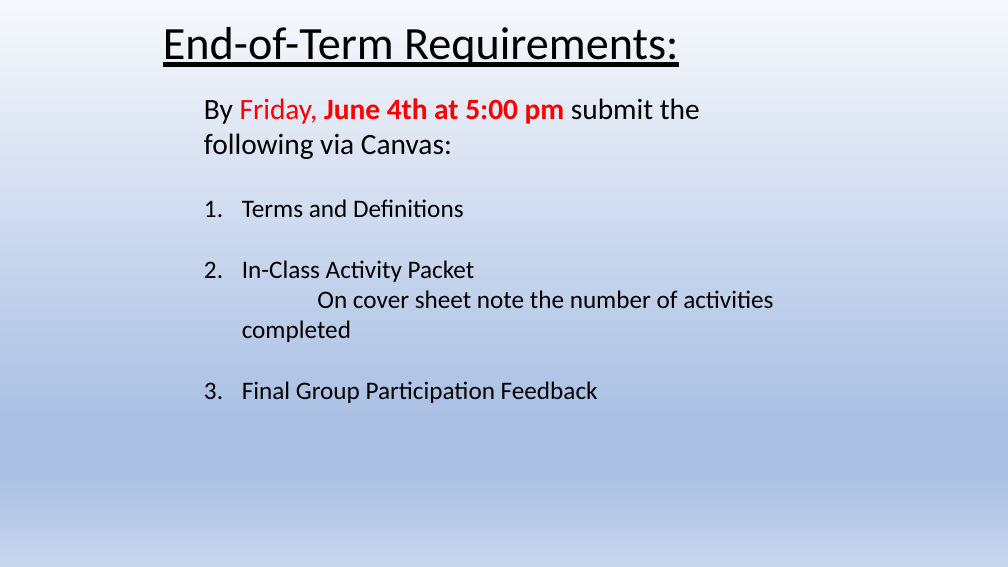
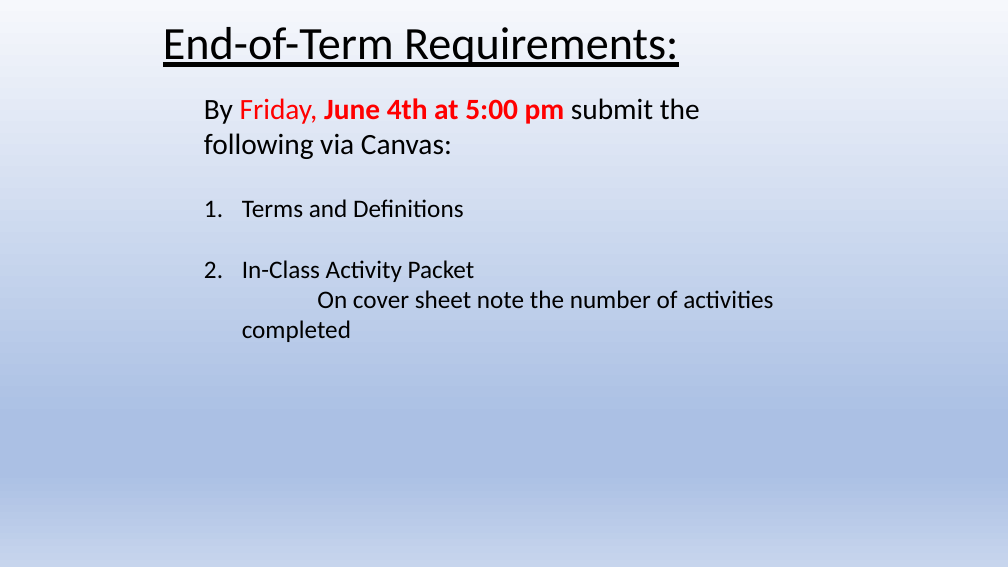
Before and after one commit to Jim-Wright90/cds431_sp22, a slide deck: slide 1 of slides/cds431_week9_2.pptx. Drawn at 1008x567 pixels with LibreOffice and Linux fonts; fonts in the diff are those of the drawing. Boxes give left, top, right and bottom in pixels: in the first picture for what was removed or moved away, otherwise in the second. Text is boxed around its words. In the diff, an @@ line names an element or a change of style, - is before the commit and + after.

```diff
--- a/slides/cds431_week9_2.pptx
+++ b/slides/cds431_week9_2.pptx
@@ text at [242,381,598,403]: paragraph removed @@
-3. Final Group Participation Feedback
```
Also in this commit, not shown: 1 other file.
